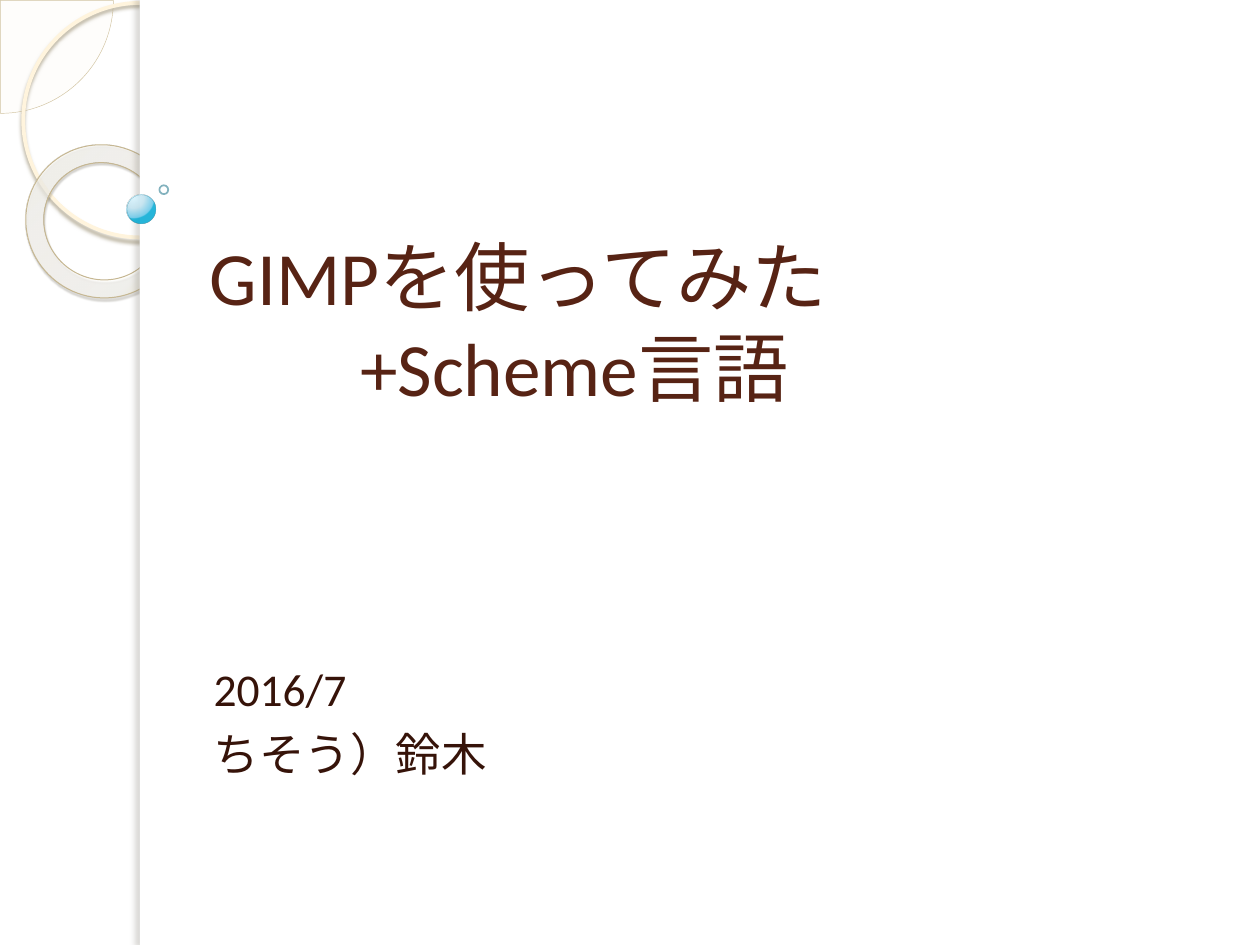
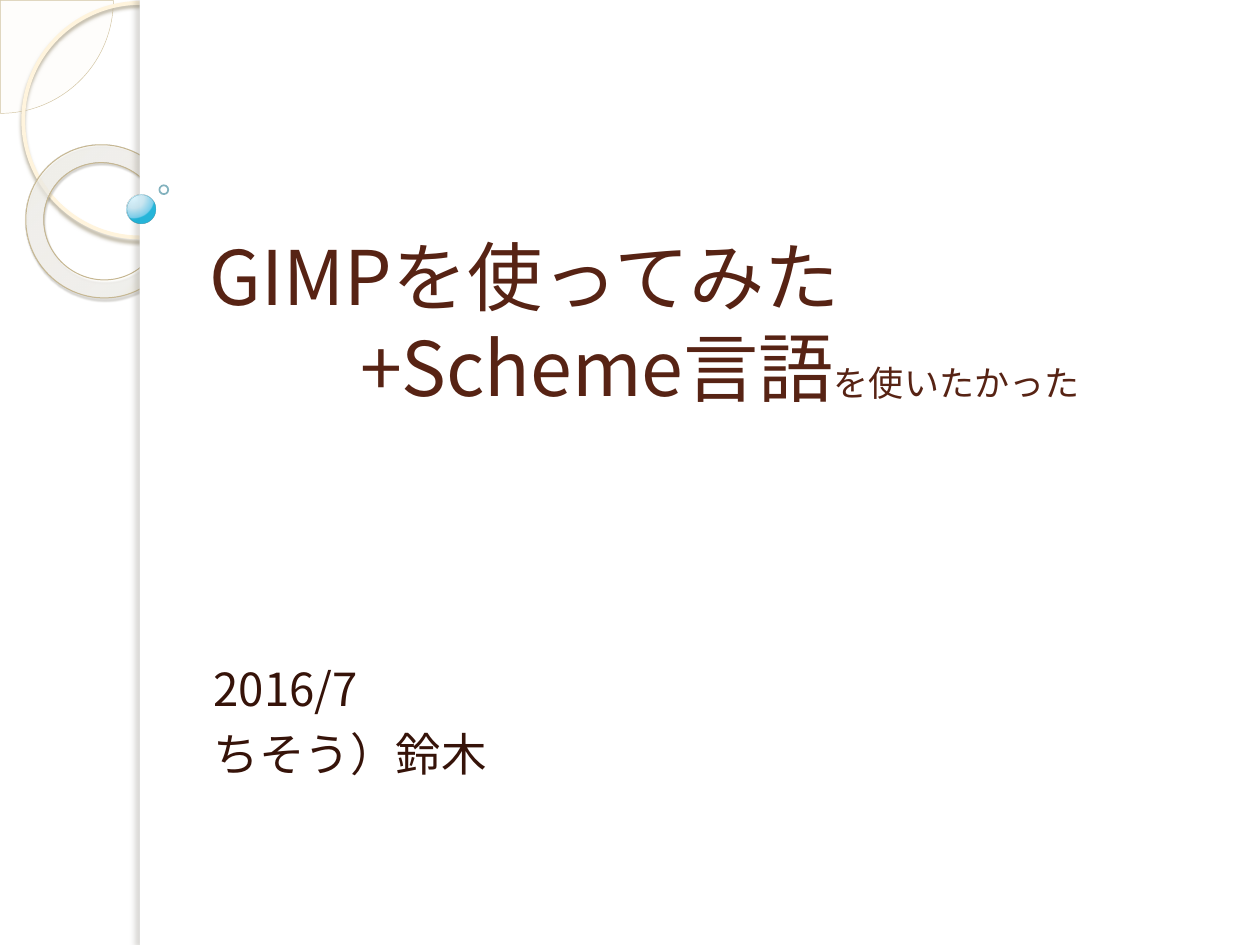
Before and after one commit to yuridonus/FEstudy, a slide deck: slide 1 of gimp.pptx. Drawn at 1260x945 pixels with LibreOffice and Linux fonts; fonts in the diff are those of the drawing; background and template pictures are left out. Boxes give left, top, right and bottom in pixels: in the first picture for what was removed or moved away, otherwise in the second. Text is boxed around its words. In the diff, an @@ line names an element or a change of style, - is before the commit and + after.

```diff
--- a/gimp.pptx
+++ b/gimp.pptx
@@ title at box(210, 241, 840, 312): text changed; font Calibri to Noto Sans CJK JP @@
-GIMPを使ってみた
-+Scheme言語
+GIMPを使ってみた
++Scheme言語を使いたかった
@@ subtitle "2016/7" at box(214, 670, 487, 776): font Calibri to Noto Sans CJK JP @@
```
Also in this commit, not shown: 16 other slides changed, 6 slides added, 3 slides removed, 1 other file.
